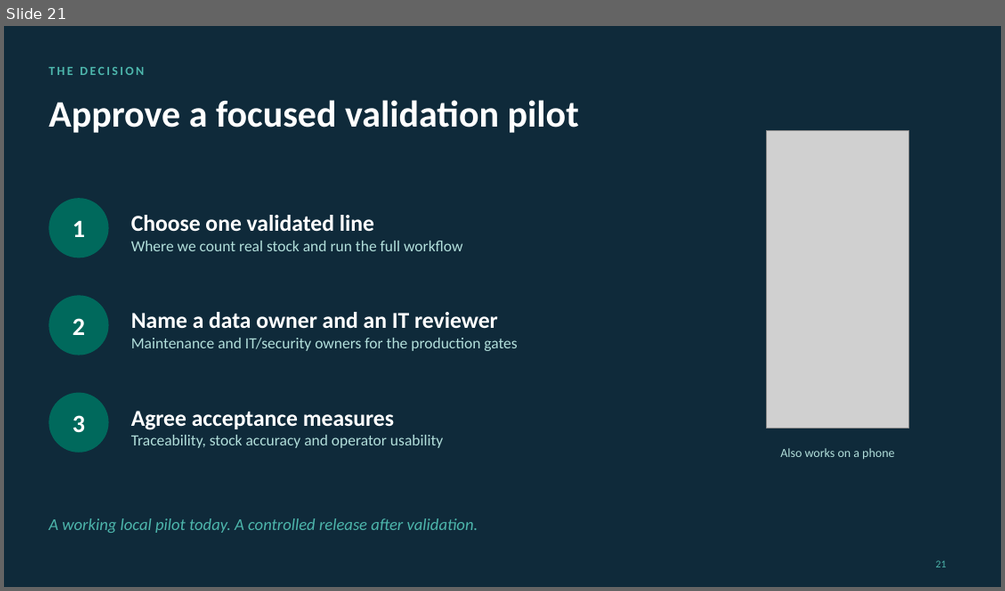
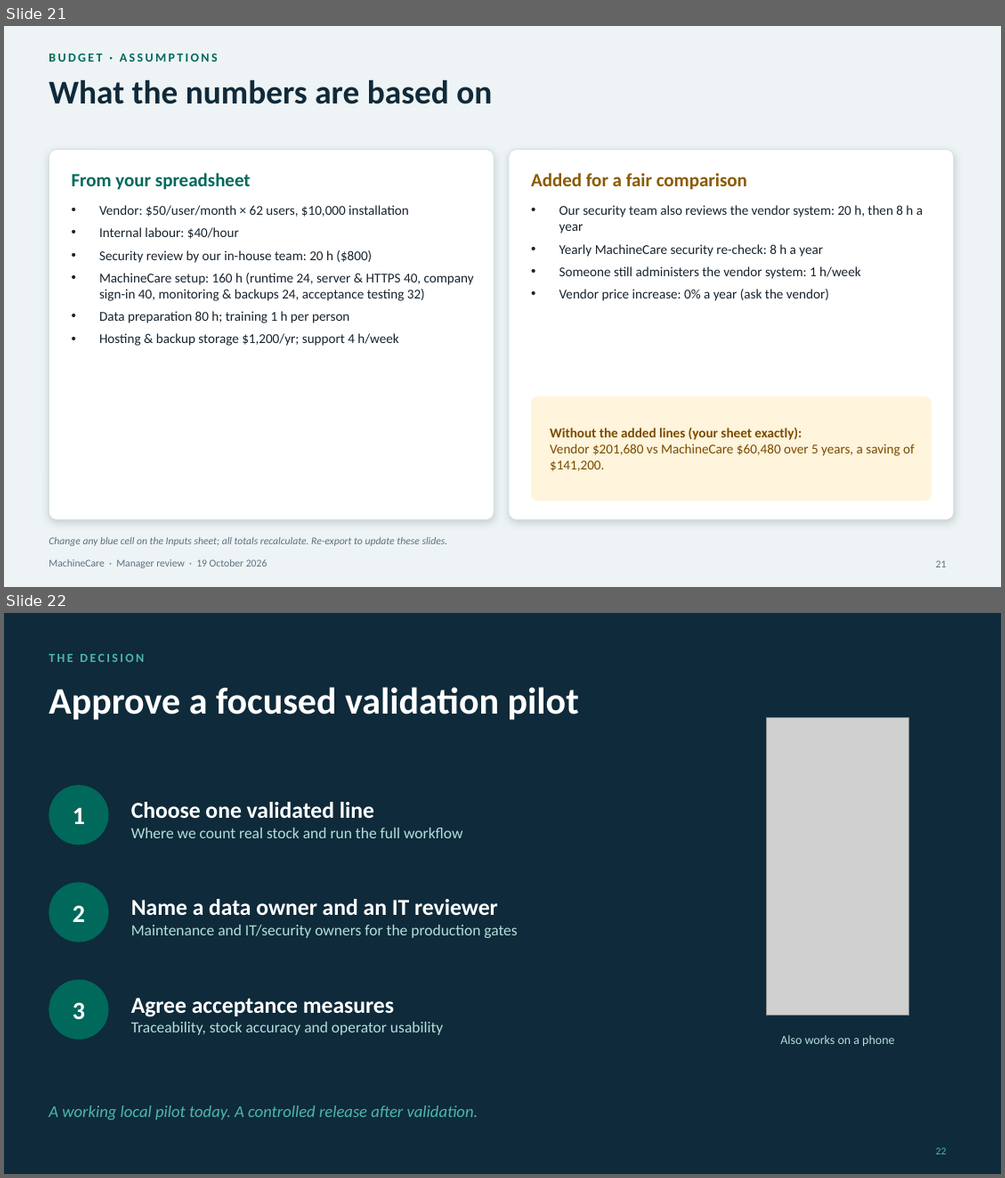
Before and after one commit to Marina-Safwat/MachineCare, a slide deck: docs/manager-presentation-2026-10-19/final/MachineCare_Manager_Review_Final.pptx. Shown one above the other, each under a label of ours: slide 21 before the commit, slides 21 and 22 after it. The pictures are 1005x591 and 1005x1178 pixels, drawn with LibreOffice and Linux fonts; fonts in the diff are those of the drawing; grey boxes stand for pictures. Boxes give left, top, right and bottom in pixels: in the first picture for what was removed or moved away, otherwise in the second. Text is boxed around its words. In the diff, an @@ line names an element or a change of style, - is before the commit and + after.

```diff
--- a/docs/manager-presentation-2026-10-19/final/MachineCare_Manager_Review_Final.pptx
+++ b/docs/manager-presentation-2026-10-19/final/MachineCare_Manager_Review_Final.pptx
@@ slide 21 added at box(4, 26, 1001, 587), background #EEF4F5 @@
@@ text added at box(48, 54, 218, 62), 12 pt, text #00695C, bold @@
+BUDGET · ASSUMPTIONS
@@ title added at box(48, 79, 492, 104), 32 pt, text #0F2A3A, bold @@
+What the numbers are based on
@@ rounded rectangle added at box(48, 150, 494, 520), fill #FFFFFF, outline #D5E0E3 0.75 pt @@
@@ rounded rectangle added at box(509, 150, 954, 520), fill #FFFFFF, outline #D5E0E3 0.75 pt @@
@@ text added at box(72, 173, 251, 190), 18 pt, text #00695C, bold @@
+From your spreadsheet
@@ text added at box(531, 173, 747, 190), 18 pt, text #8A5A00, bold @@
+Added for a fair comparison
@@ text added at box(99, 205, 474, 346), 13 pt, text #17232E @@
+• Vendor: $50/user/month × 62 users, $10,000 installation
+• Internal labour: $40/hour
+• Security review by our in-house team: 20 h ($800)
+• MachineCare setup: 160 h (runtime 24, server & HTTPS 40, company sign-in 40, monitoring & backups 24, acceptance testing 32)
+• Data preparation 80 h; training 1 h per person
+• Hosting & backup storage $1,200/yr; support 4 h/week
@@ text added at box(559, 205, 922, 301), 13 pt, text #17232E @@
+• Our security team also reviews the vendor system: 20 h, then 8 h a year
+• Yearly MachineCare security re-check: 8 h a year
+• Someone still administers the vendor system: 1 h/week
+• Vendor price increase: 0% a year (ask the vendor)
@@ rounded rectangle added at box(531, 396, 931, 501), fill #FFF4DC @@
@@ text added at box(550, 427, 914, 471), 13 pt, text #7A4B00 @@
+Without the added lines (your sheet exactly):
+Vendor $201,680 vs MachineCare $60,480 over 5 years, a saving of $141,200.
@@ text added at box(48, 559, 267, 568), 10 pt, text #5B7083 @@
+MachineCare · Manager review · 19 October 2026
@@ text added at box(48, 537, 448, 546), 10 pt, text #5B7083, italic @@
+Change any blue cell on the Inputs sheet; all totals recalculate. Re-export to update these slides.
@@ page number added at box(936, 560, 947, 567), 10 pt, text #5B7083 @@
+21
@@ what was slide 21 is now slide 22 @@
@@ page number at box(936, 1147, 947, 1154): text changed @@
-21
+22
```
Also in this commit, not shown: 1 slide changed, 2 other slides added, 1 slide removed, 7 other files.
